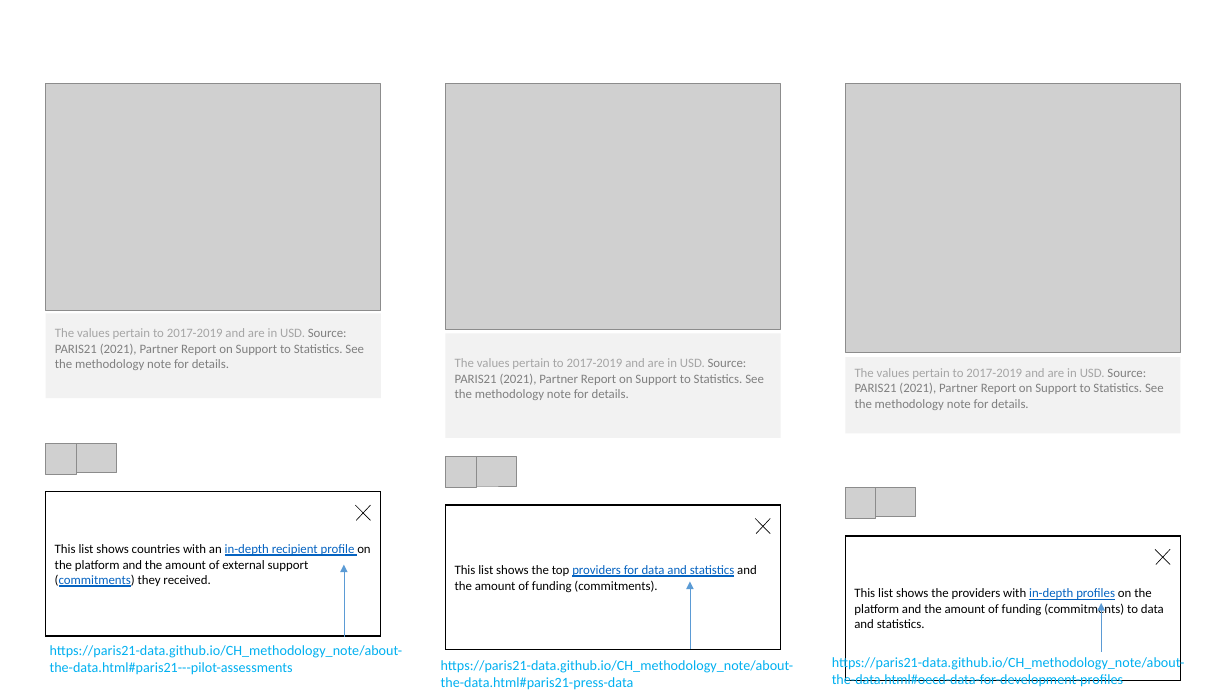
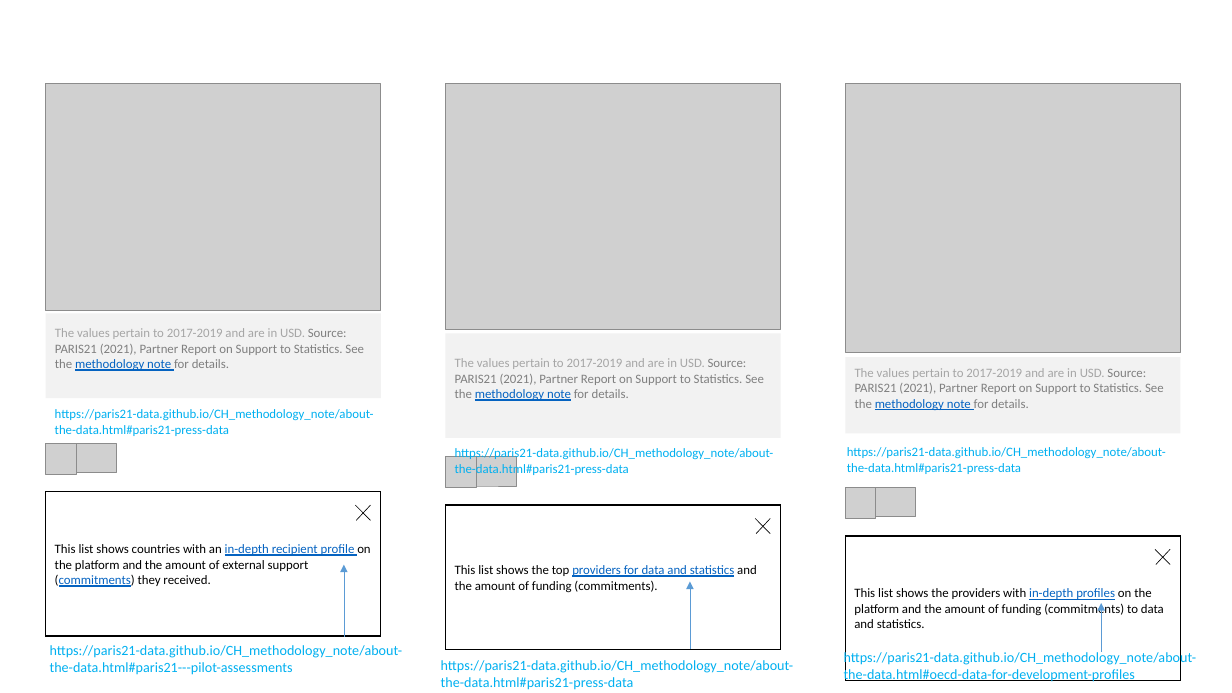
Before and after one commit to tian-y/Norway_factsheet, a slide deck: slide 5 of ChartExplainerAndUnitandSource_links.pptx. Drawn at 1232x693 pixels with LibreOffice and Linux fonts; fonts in the diff are those of the drawing; grey boxes stand for pictures. Boxes give left, top, right and bottom in pixels: in the first picture for what was removed or moved away, otherwise in the second. Text is boxed around its words. In the diff, an @@ line names an element or a change of style, - is before the commit and + after.

```diff
--- a/ChartExplainerAndUnitandSource_links.pptx
+++ b/ChartExplainerAndUnitandSource_links.pptx
@@ text colour #808080 to #0563C1, underline on in "methodology note" in 3 elements at [45, 313, 381, 398], [445, 334, 781, 438], [846, 358, 1181, 434] @@
@@ text added at [55, 409, 374, 436], 10 pt, text #00B0F0 @@
+https://paris21-data.github.io/CH_methodology_note/about-the-data.html#paris21-press-data
@@ text added at [455, 448, 774, 477], 10 pt, text #00B0F0 @@
+https://paris21-data.github.io/CH_methodology_note/about-the-data.html#paris21-press-data
@@ text added at [847, 447, 1166, 474], 10 pt, text #00B0F0 @@
+https://paris21-data.github.io/CH_methodology_note/about-the-data.html#paris21-press-data
@@ text "https://paris21-data.github.io/CH_methodology_note/about-the ...": place and size @@
-text "https://paris21-data.github.io/CH_methodology_note/about-the ..." at [832, 655, 1185, 687]
+text "https://paris21-data.github.io/CH_methodology_note/about-the ..." at [844, 650, 1197, 682]
```
Also in this commit, not shown: 26 other slides changed, 6 other files.
